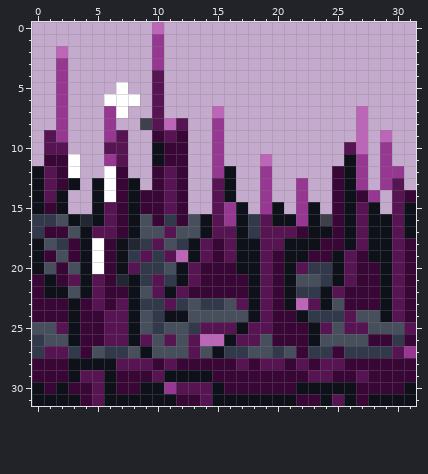
Two states of a pixel-art sprite, Codes/In Depths of Elora.gmx/sprites/images/spr_spikes_1.png. Above is the file before it was changed.
The file is 32x32 pixels.
The same view after the edit:
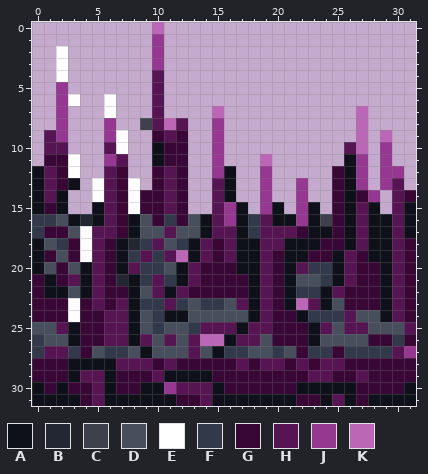
Palette (. is transparent): A #0f111a  B #232733  C #3e414b  D #474e5c  E #ffffff  F #32394a  G #380736  H #561453  J #963792  K #bc66b8
The exact change:
@@ x 0..10 @@
  1 ..........J
- 2 ..K.......J
- 3 ..J.......J
- 4 ..J.......H
- 5 ..J....E..H
- 6 ..J...EEE.H
- 7 ..J...JE..H
+ 2 ..E.......J
+ 3 ..E.......J
+ 4 ..E.......H
+ 5 ..J.......H
+ 6 ..JE..E...H
+ 7 ..J...E...H
  8 ..J...J..CH
- 9 .HJ...JH..G
-10 .HH...HH..A
+ 9 .HJ...JE..G
+10 .HH...HE..A
 11 .GGE..JH..A
-12 AHGE..EG..G
-13 AHGA.AEGA.G
-14 AHA..AEGAGG
-15 AGA..AHGAGG
+12 AHGE..HG..G
+13 AHGA.EHGE.G
+14 AHA..EHGEGG
+15 AGA..AHGEGG
 16 FFDABAHGADG
-17 FGGDAHHGADD
-18 ADFGAEGABFH
-19 AGDGAEGAFHF
-20 ADGDAEGAHFF
+17 FGGDEHHGADD
+18 ADFGEHGABFH
+19 AGDGEHGAFHF
+20 ADGDAHGAHFF
 21 GAGHAHGBAFH
 22 GAADAHGGADH
-23 GGGAGHGHAFF
-24 GGGAGGHHADF
+23 GGGEGHGHAFF
+24 GGGEGGHHADF
 25 DDHAGGHHADF
